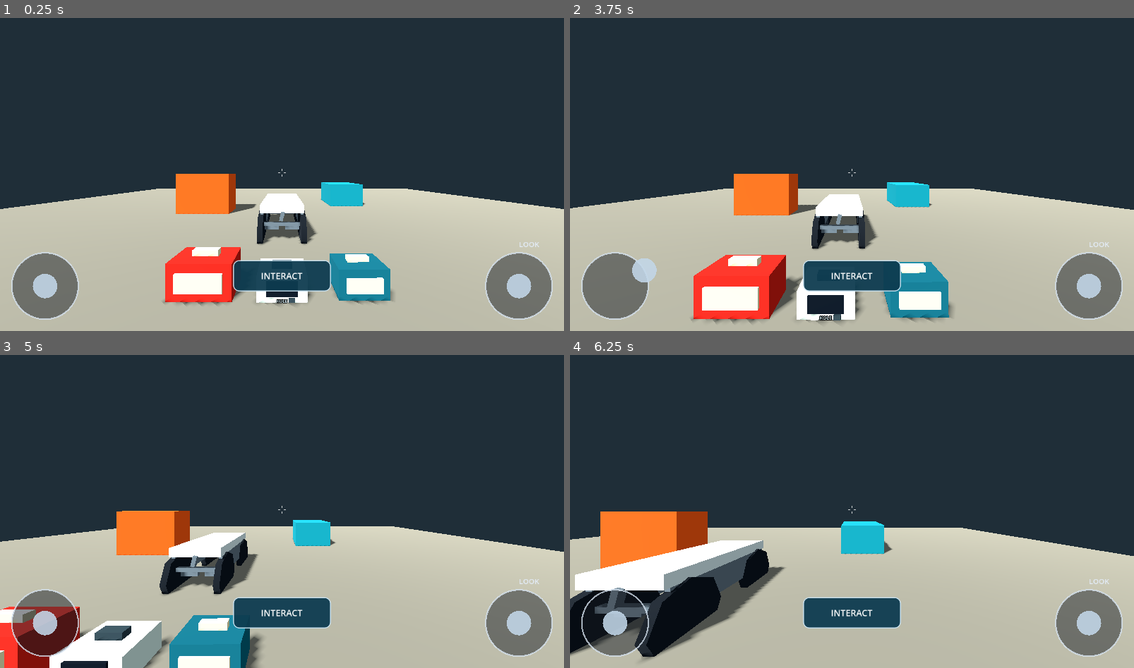
Above: before the commit, frames 1-4 (two rows, left to right).
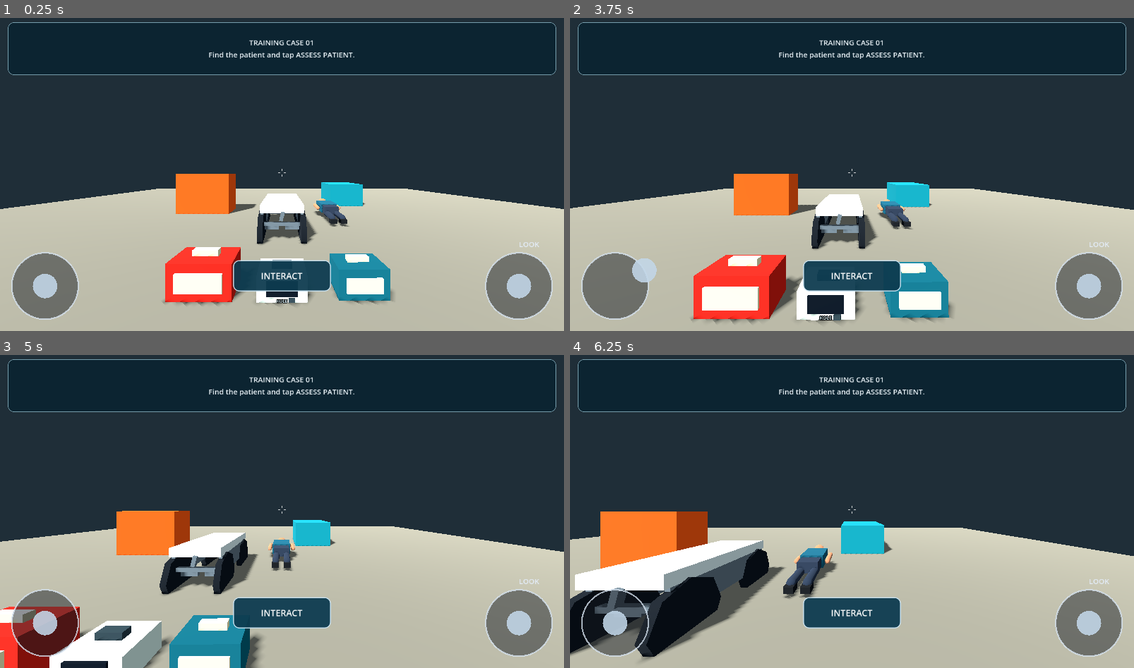
Above: after the commit, the same moments.

Repository: AiryPotter/Paaramedic-Game-WIP-Open-Source-
Game: Godot game, scene res://scenes/main/main.tscn
Same seed, same stepped clock (60 frames per second), same inputs: the game is played once before the commit and once after it.
Inputs (mouse positions are in pixels of both pictures, inside the frame that each line leads up to):
- Up to frame 1 (0.25 s): no input
- Up to frame 2 (3.75 s): click "INTERACT" at 0.5 s; click "INTERACT" at 1.25 s; click "INTERACT" at 2 s; tap Enter at 2.75 s; move the mouse to (976, 155) at 2.77 s; click (976, 155) at 2.92 s; tap Space at 3.5 s; drag from (739, 187) to (823, 237) at 3.52 s
- Up to frame 3 (5 s): move the mouse to (338, 439) at 4.27 s; click (338, 439) at 4.42 s
- Up to frame 4 (6.25 s): tap Enter at 5 s; drag from (823, 574) to (682, 461) at 5.02 s; move the mouse to (1021, 558) at 5.77 s; click (1021, 558) at 5.92 s

The runs differ from the first frame. In frame 1, 1.1% of the frame differs, in the area x 1-99%, y 1-67%; in frame 2, 1.2%; in frame 3, 1.2%; in frame 4, 1.8%, in the area x 1-99%, y 1-78%.

Commit message:
Add first patient encounter and stretcher push

Diff:
--- a/scenes/main/main.tscn
+++ b/scenes/main/main.tscn
@@ -7,6 +7,7 @@
 [ext_resource type="Script" path="res://scripts/interaction/pickup_interactor.gd" id="4_pickup_interactor"]
 [ext_resource type="PackedScene" path="res://scenes/stretcher/stretcher.tscn" id="6_stretcher"]
 [ext_resource type="PackedScene" path="res://scenes/equipment/defibrillator.tscn" id="7_defibrillator"]
+[ext_resource type="PackedScene" path="res://scenes/patient/training_patient.tscn" id="8_training_patient"]
 
 [sub_resource type="BoxMesh" id="BoxMesh_floor"]
 size = Vector3(24, 0.2, 24)
@@ -127,6 +128,9 @@
 [node name="Stretcher" parent="." instance=ExtResource("6_stretcher")]
 position = Vector3(0, 0, 0)
 
+[node name="TrainingPatient" parent="." instance=ExtResource("8_training_patient")]
+position = Vector3(1.65, 0, -1.5)
+
 [node name="MobileControlsLayer" type="CanvasLayer" parent="." unique_id=1864688205]
 
 [node name="MobileControls" type="Control" parent="MobileControlsLayer" unique_id=1953264818]
--- /dev/null
+++ b/scenes/patient/training_patient.tscn
@@ -0,0 +1,101 @@
+[gd_scene load_steps=13 format=3]
+
+[ext_resource type="Script" path="res://scripts/patient/training_patient.gd" id="1_patient"]
+
+[sub_resource type="BoxMesh" id="Mesh_torso"]
+size = Vector3(0.55, 0.3, 0.8)
+
+[sub_resource type="BoxMesh" id="Mesh_hips"]
+size = Vector3(0.46, 0.24, 0.48)
+
+[sub_resource type="SphereMesh" id="Mesh_head"]
+radius = 0.15
+height = 0.3
+radial_segments = 12
+rings = 6
+
+[sub_resource type="CapsuleMesh" id="Mesh_arm"]
+radius = 0.065
+height = 0.72
+
+[sub_resource type="CapsuleMesh" id="Mesh_leg"]
+radius = 0.09
+height = 0.92
+
+[sub_resource type="BoxMesh" id="Mesh_shoe"]
+size = Vector3(0.18, 0.12, 0.24)
+
+[sub_resource type="BoxShape3D" id="Shape_patient"]
+size = Vector3(0.9, 0.6, 2.1)
+
+[sub_resource type="StandardMaterial3D" id="Material_skin"]
+albedo_color = Color(0.72, 0.48, 0.34, 1)
+roughness = 1.0
+
+[sub_resource type="StandardMaterial3D" id="Material_shirt"]
+albedo_color = Color(0.09, 0.32, 0.39, 1)
+roughness = 1.0
+
+[sub_resource type="StandardMaterial3D" id="Material_pants"]
+albedo_color = Color(0.15, 0.19, 0.25, 1)
+roughness = 1.0
+
+[sub_resource type="StandardMaterial3D" id="Material_shoes"]
+albedo_color = Color(0.08, 0.09, 0.1, 1)
+roughness = 1.0
+
+[node name="TrainingPatient" type="StaticBody3D" groups=["training_patient"]]
+script = ExtResource("1_patient")
+
+[node name="BodyCollision" type="CollisionShape3D" parent="."]
+position = Vector3(0, 0.3, 0)
+shape = SubResource("Shape_patient")
+
+[node name="Torso" type="MeshInstance3D" parent="."]
+position = Vector3(0, 0.3, 0)
+mesh = SubResource("Mesh_torso")
+material_override = SubResource("Material_shirt")
+
+[node name="Hips" type="MeshInstance3D" parent="."]
+position = Vector3(0, 0.29, 0.56)
+mesh = SubResource("Mesh_hips")
+material_override = SubResource("Material_pants")
+
+[node name="Head" type="MeshInstance3D" parent="."]
+position = Vector3(0, 0.36, -0.58)
+mesh = SubResource("Mesh_head")
+material_override = SubResource("Material_skin")
+
+[node name="LeftArm" type="MeshInstance3D" parent="."]
+position = Vector3(-0.37, 0.3, 0.05)
+rotation = Vector3(1.5707963, 0, 0)
+mesh = SubResource("Mesh_arm")
+material_override = SubResource("Material_skin")
+
+[node name="RightArm" type="MeshInstance3D" parent="."]
+position = Vector3(0.37, 0.3, 0.05)
+rotation = Vector3(1.5707963, 0, 0)
+mesh = SubResource("Mesh_arm")
+material_override = SubResource("Material_skin")
+
+[node name="LeftLeg" type="MeshInstance3D" parent="."]
+position = Vector3(-0.15, 0.2, 0.98)
+rotation = Vector3(1.5707963, 0, 0)
+mesh = SubResource("Mesh_leg")
+material_override = SubResource("Material_pants")
+
+[node name="RightLeg" type="MeshInstance3D" parent="."]
+position = Vector3(0.15, 0.2, 0.98)
+rotation = Vector3(1.5707963, 0, 0)
+mesh = SubResource("Mesh_leg")
+material_override = SubResource("Material_pants")
+
+[node name="LeftShoe" type="MeshInstance3D" parent="."]
+position = Vector3(-0.15, 0.13, 1.4)
+mesh = SubResource("Mesh_shoe")
+material_override = SubResource("Material_shoes")
+
+[node name="RightShoe" type="MeshInstance3D" parent="."]
+position = Vector3(0.15, 0.13, 1.4)
+mesh = SubResource("Mesh_shoe")
+material_override = SubResource("Material_shoes")
--- a/scripts/interaction/pickup_interactor.gd
+++ b/scripts/interaction/pickup_interactor.gd
@@ -14,21 +14,48 @@
 var grabbed_stretcher: RigidBody3D
 var _interaction_requested: bool = false
 var _toss_requested: bool = false
+var _push_requested: bool = false
+var _aimed_collider: Object
+var _aimed_distance: float = INF
+var _training_patient: Node
 
 
 func _ready() -> void:
 	player = get_parent() as CharacterBody3D
 	player_camera = player.get_node("Camera3D") as Camera3D
 	hold_point = player_camera.get_node("HoldPoint") as Node3D
+	_training_patient = get_tree().get_first_node_in_group("training_patient")
 
 
 func request_interaction() -> void:
 	_interaction_requested = true
+	_toss_requested = false
+	_push_requested = false
 
 
 func request_toss() -> void:
 	if is_instance_valid(held_object):
 		_toss_requested = true
+		_interaction_requested = false
+		_push_requested = false
+
+
+func request_push() -> void:
+	if is_instance_valid(grabbed_stretcher):
+		_push_requested = true
+		_interaction_requested = false
+		_toss_requested = false
+
+
+func can_push_stretcher() -> bool:
+	return (
+		is_instance_valid(grabbed_stretcher)
+		and bool(grabbed_stretcher.call("can_push_from_operator", player))
+	)
+
+
+func get_push_label() -> String:
+	return "PUSH" if can_push_stretcher() else "FACE ALONG TO PUSH"
 
 
 func has_held_object() -> bool:
@@ -71,12 +98,26 @@
 		return "DROP ITEM"
 	if is_instance_valid(grabbed_stretcher):
 		return "RELEASE STRETCHER"
+	if _aimed_collider is Node and (_aimed_collider as Node).is_in_group("training_patient"):
+		return "ASSESS PATIENT" if _aimed_distance <= bag_interaction_distance else "APPROACH PATIENT"
 	return "INTERACT"
 
 
+func get_status_text() -> String:
+	if is_instance_valid(_training_patient) and _training_patient.has_method("get_hud_text"):
+		return str(_training_patient.call("get_hud_text"))
+	return "TRAINING CASE 01\nFind the patient and assess them."
+
+
 func _physics_process(_delta: float) -> void:
+	_refresh_aim_target()
 	if is_instance_valid(held_object):
 		held_object.follow_hold_point(hold_point.global_transform)
+
+	if _push_requested:
+		_push_requested = false
+		_push_stretcher()
+		return
 
 	if _toss_requested:
 		_toss_requested = false
@@ -97,7 +138,9 @@
 		_try_pick_up_object()
 
 
-func _try_pick_up_object() -> void:
+func _refresh_aim_target() -> void:
+	_aimed_collider = null
+	_aimed_distance = INF
 	var origin := player_camera.global_position
 	var forward := -player_camera.global_basis.z
 	var query := PhysicsRayQueryParameters3D.create(
@@ -109,17 +152,37 @@
 	var hit := player.get_world_3d().direct_space_state.intersect_ray(query)
 	if hit.is_empty():
 		return
-
-	var collider: Object = hit.get("collider")
-	var hit_position: Vector3 = hit.get("position")
-	var hit_distance := origin.distance_to(hit_position)
+	_aimed_collider = hit.get("collider")
+	_aimed_distance = origin.distance_to(hit.get("position"))
+
+
+func _try_pick_up_object() -> void:
+	if not is_instance_valid(_aimed_collider):
+		return
+
+	var collider: Object = _aimed_collider
 	if collider is HoldableObject:
-		if hit_distance <= bag_interaction_distance:
+		if _aimed_distance <= bag_interaction_distance:
 			held_object = collider as HoldableObject
 			held_object.pick_up(hold_point.global_transform)
+	elif collider is Node and (collider as Node).is_in_group("training_patient"):
+		if _aimed_distance <= bag_interaction_distance:
+			(collider as Node).call("assess_patient")
 	elif collider is RigidBody3D and collider.is_in_group("grabbable_stretcher"):
-		if hit_distance <= stretcher_interaction_distance and bool(collider.call("grab", player)):
+		if _aimed_distance <= stretcher_interaction_distance and bool(collider.call("grab", player)):
 			grabbed_stretcher = collider as RigidBody3D
+
+
+func _push_stretcher() -> void:
+	if not is_instance_valid(grabbed_stretcher):
+		grabbed_stretcher = null
+		return
+	if not can_push_stretcher():
+		return
+
+	var stretcher_to_push := grabbed_stretcher
+	grabbed_stretcher = null
+	stretcher_to_push.call("push_from_operator", player)
 
 
 func _release_held_object() -> void:
--- /dev/null
+++ b/scripts/patient/training_patient.gd
@@ -0,0 +1,31 @@
+extends StaticBody3D
+class_name TrainingPatient
+
+## Static training mannequin used for the first patient-assessment interaction.
+
+@export var heart_rate_bpm: int = 112
+@export var respiratory_rate_per_minute: int = 28
+@export_range(0, 100, 1) var oxygen_saturation_percent: int = 91
+
+var assessment_complete: bool = false
+
+
+func assess_patient() -> void:
+	assessment_complete = true
+
+
+func get_hud_text() -> String:
+	if not assessment_complete:
+		return "TRAINING CASE 01\nFind the patient and tap ASSESS PATIENT."
+
+	var vitals_text := "Pulse %d bpm  •  RR %d/min  •  SpO₂ %d%%" % [
+		heart_rate_bpm,
+		respiratory_rate_per_minute,
+		oxygen_saturation_percent
+	]
+	return (
+		"TRAINING CASE 01 • INITIAL ASSESSMENT\n"
+		+ "Alert; reports breathing discomfort.\n"
+		+ vitals_text
+		+ "\nSimulated training values, not clinical guidance."
+	)
--- a/scripts/stretcher/stretcher_controller.gd
+++ b/scripts/stretcher/stretcher_controller.gd
@@ -138,6 +138,40 @@
 	return "REAR: LOCKED" if rear_casters_locked else "REAR: FREE"
 
 
+func can_push_from_operator(player: CharacterBody3D) -> bool:
+	if not is_instance_valid(operator) or operator != player:
+		return false
+	var push_direction := -player.global_basis.z
+	push_direction.y = 0.0
+	if push_direction.length_squared() < 0.01:
+		return false
+	if are_both_casters_unlocked():
+		return true
+	var local_direction := global_basis.inverse() * push_direction.normalized()
+	return absf(local_direction.z) >= 0.15
+
+
+func push_from_operator(player: CharacterBody3D) -> bool:
+	if not can_push_from_operator(player):
+		return false
+
+	var push_direction := -player.global_basis.z
+	push_direction.y = 0.0
+	push_direction = push_direction.normalized()
+	if not are_both_casters_unlocked():
+		var local_direction := global_basis.inverse() * push_direction
+		push_direction = global_basis * Vector3(0.0, 0.0, local_direction.z).normalized()
+		push_direction.y = 0.0
+		push_direction = push_direction.normalized()
+
+	var current_velocity := Vector3(linear_velocity.x, 0.0, linear_velocity.z)
+	var target_velocity := (current_velocity + push_direction * maximum_speed).limit_length(maximum_speed)
+	release(player)
+	apply_central_impulse((target_velocity - current_velocity) * mass)
+	sleeping = false
+	return true
+
+
 func _set_front_casters_locked(locked: bool) -> void:
 	if front_casters_locked == locked:
 		return
@@ -279,7 +313,6 @@
 	if not is_instance_valid(operator):
 		operator = null
 		operator_input = Vector2.ZERO
-		_apply_wheel_constraints()
 		return
 
 	var longitudinal_input := -operator_input.y
@@ -328,17 +361,19 @@
 	linear_velocity.x = move_toward(linear_velocity.x, target_horizontal_velocity.x, drive_acceleration * delta)
 	linear_velocity.z = move_toward(linear_velocity.z, target_horizontal_velocity.z, drive_acceleration * delta)
 	angular_velocity.y = move_toward(angular_velocity.y, target_turn_speed, turn_acceleration * delta)
-	_apply_wheel_constraints()
-
-
-func _apply_wheel_constraints() -> void:
+
+
+func _integrate_forces(state: PhysicsDirectBodyState3D) -> void:
 	if are_both_casters_unlocked():
 		return
-	var local_velocity := global_basis.inverse() * linear_velocity
+
+	var local_velocity := global_basis.inverse() * state.linear_velocity
+	var constrained_angular_velocity := state.angular_velocity
 	if front_casters_locked and rear_casters_locked:
-		angular_velocity.y = 0.0
+		constrained_angular_velocity.y = 0.0
 		local_velocity.x = 0.0
 	else:
 		var locked_axle_z := -WHEELBASE * 0.5 if front_casters_locked else WHEELBASE * 0.5
-		local_velocity.x = -angular_velocity.y * locked_axle_z
-	linear_velocity = global_basis * local_velocity
+		local_velocity.x = -constrained_angular_velocity.y * locked_axle_z
+	state.linear_velocity = global_basis * local_velocity
+	state.angular_velocity = constrained_angular_velocity
--- a/ui/mobile_controls.gd
+++ b/ui/mobile_controls.gd
@@ -13,7 +13,10 @@
 var player: PlayerController
 var interactor: Node
 var interaction_button: Button
+var status_panel: PanelContainer
+var status_label: Label
 var toss_button: Button
+var push_button: Button
 var front_lock_button: Button
 var rear_lock_button: Button
 var joystick_touch_id: int = -1
@@ -28,8 +31,10 @@
 	player = get_node(player_path) as PlayerController
 	interactor = get_node(interactor_path)
 	_build_interaction_button()
+	_build_status_panel()
 	_build_toss_button()
 	_build_lock_buttons()
+	_build_push_button()
 	_last_stretcher_grabbed = bool(interactor.call("is_stretcher_grabbed"))
 	resized.connect(_reset_touch_state)
 	queue_redraw()
@@ -39,6 +44,9 @@
 	var action_label := str(interactor.call("get_action_label"))
 	if interaction_button.text != action_label:
 		interaction_button.text = action_label
+	var current_status := str(interactor.call("get_status_text"))
+	if status_label.text != current_status:
+		status_label.text = current_status
 	toss_button.visible = bool(interactor.call("has_held_object"))
 	var stretcher_grabbed := bool(interactor.call("is_stretcher_grabbed"))
 	if stretcher_grabbed != _last_stretcher_grabbed:
@@ -48,6 +56,9 @@
 	rear_lock_button.visible = stretcher_grabbed
 	front_lock_button.text = str(interactor.call("get_front_lock_label"))
 	rear_lock_button.text = str(interactor.call("get_rear_lock_label"))
+	push_button.visible = stretcher_grabbed
+	push_button.text = str(interactor.call("get_push_label"))
+	push_button.disabled = not bool(interactor.call("can_push_stretcher"))
 	if look_touch_id != -1 and bool(interactor.call("look_control_moves")):
 		player.set_look_movement_input(look_offset / JOYSTICK_RADIUS)
 	else:
@@ -97,6 +108,8 @@
 
 
 func _touch_hits_control(touch_position: Vector2) -> bool:
+	if status_panel.get_global_rect().has_point(touch_position):
+		return true
 	if interaction_button.get_global_rect().has_point(touch_position):
 		return true
 	if toss_button.visible and toss_button.get_global_rect().has_point(touch_position):
@@ -104,6 +117,8 @@
 	if front_lock_button.visible and front_lock_button.get_global_rect().has_point(touch_position):
 		return true
 	if rear_lock_button.visible and rear_lock_button.get_global_rect().has_point(touch_position):
+		return true
+	if push_button.visible and push_button.get_global_rect().has_point(touch_position):
 		return true
 	return false
 
@@ -160,7 +175,7 @@
 	interaction_button = Button.new()
 	interaction_button.name = "InteractionButton"
 	interaction_button.text = "INTERACT"
-	interaction_button.tooltip_text = "Aim at a pickupable object to pick it up or release it."
+	interaction_button.tooltip_text = "Aim at a patient to assess or an item to pick it up."
 	interaction_button.focus_mode = Control.FOCUS_NONE
 	interaction_button.mouse_filter = Control.MOUSE_FILTER_STOP
 	interaction_button.anchor_left = 0.5
@@ -188,11 +203,46 @@
 	add_child(interaction_button)
 
 
+func _build_status_panel() -> void:
+	status_panel = PanelContainer.new()
+	status_panel.name = "StatusPanel"
+	status_panel.anchor_left = 0.0
+	status_panel.anchor_right = 1.0
+	status_panel.anchor_top = 0.0
+	status_panel.anchor_bottom = 0.0
+	status_panel.offset_left = 16.0
+	status_panel.offset_right = -16.0
+	status_panel.offset_top = 16.0
+	status_panel.offset_bottom = 124.0
+	status_panel.mouse_filter = Control.MOUSE_FILTER_IGNORE
+	var panel_style := StyleBoxFlat.new()
+	panel_style.bg_color = Color(0.04, 0.14, 0.19, 0.92)
+	panel_style.set_corner_radius_all(12)
+	panel_style.set_border_width_all(1)
+	panel_style.border_color = Color(0.55, 0.72, 0.78, 0.9)
+	panel_style.content_margin_left = 14.0
+	panel_style.content_margin_right = 14.0
+	panel_style.content_margin_top = 8.0
+	panel_style.content_margin_bottom = 8.0
+	status_panel.add_theme_stylebox_override("panel", panel_style)
+
+	status_label = Label.new()
+	status_label.name = "StatusText"
+	status_label.text = str(interactor.call("get_status_text"))
+	status_label.horizontal_alignment = HORIZONTAL_ALIGNMENT_CENTER
+	status_label.vertical_alignment = VERTICAL_ALIGNMENT_CENTER
+	status_label.autowrap_mode = TextServer.AUTOWRAP_WORD_SMART
+	status_label.add_theme_font_size_override("font_size", 15)
+	status_label.add_theme_color_override("font_color", Color(0.93, 0.96, 0.98, 1.0))
+	status_panel.add_child(status_label)
+	add_child(status_panel)
+
+
 func _build_toss_button() -> void:
 	toss_button = Button.new()
 	toss_button.name = "TossButton"
 	toss_button.text = "TOSS"
-	toss_button.tooltip_text = "Give the carried bag a short underhand toss."
+	toss_button.tooltip_text = "Give the carried item a short underhand toss."
 	toss_button.visible = false
 	toss_button.focus_mode = Control.FOCUS_NONE
 	toss_button.mouse_filter = Control.MOUSE_FILTER_STOP
@@ -214,6 +264,38 @@
 	toss_button.add_theme_stylebox_override("normal", toss_style)
 	toss_button.pressed.connect(_on_toss_pressed)
 	add_child(toss_button)
+
+
+func _build_push_button() -> void:
+	push_button = Button.new()
+	push_button.name = "PushButton"
+	push_button.text = "PUSH"
+	push_button.tooltip_text = "Release and push the stretcher along the direction you face."
+	push_button.visible = false
+	push_button.focus_mode = Control.FOCUS_NONE
+	push_button.mouse_filter = Control.MOUSE_FILTER_STOP
+	push_button.anchor_left = 0.5
+	push_button.anchor_right = 0.5
+	push_button.anchor_top = 1.0
+	push_button.anchor_bottom = 1.0
+	push_button.offset_left = -110.0
+	push_button.offset_right = 110.0
+	push_button.offset_top = -366.0
+	push_button.offset_bottom = -302.0
+	push_button.add_theme_font_size_override("font_size", 16)
+	push_button.add_theme_color_override("font_color", Color(1.0, 1.0, 1.0, 1.0))
+	var style := StyleBoxFlat.new()
+	style.bg_color = Color(0.08, 0.34, 0.32, 0.96)
+	style.set_corner_radius_all(10)
+	style.set_border_width_all(2)
+	style.border_color = Color(0.65, 0.9, 0.83, 0.95)
+	push_button.add_theme_stylebox_override("normal", style)
+	push_button.pressed.connect(_on_push_pressed)
+	add_child(push_button)
+
+
+func _on_push_pressed() -> void:
+	interactor.call("request_push")
 
 
 func _build_lock_buttons() -> void:
Not shown: 1 places in scenes/main/main.tscn that only renumber resources
Not shown, added: scripts/patient/training_patient.gd.uid
Not shown, changed: documentation/DEVELOPMENT_LOG.md
Not shown, added: documentation/GAME_DESIGN.md
